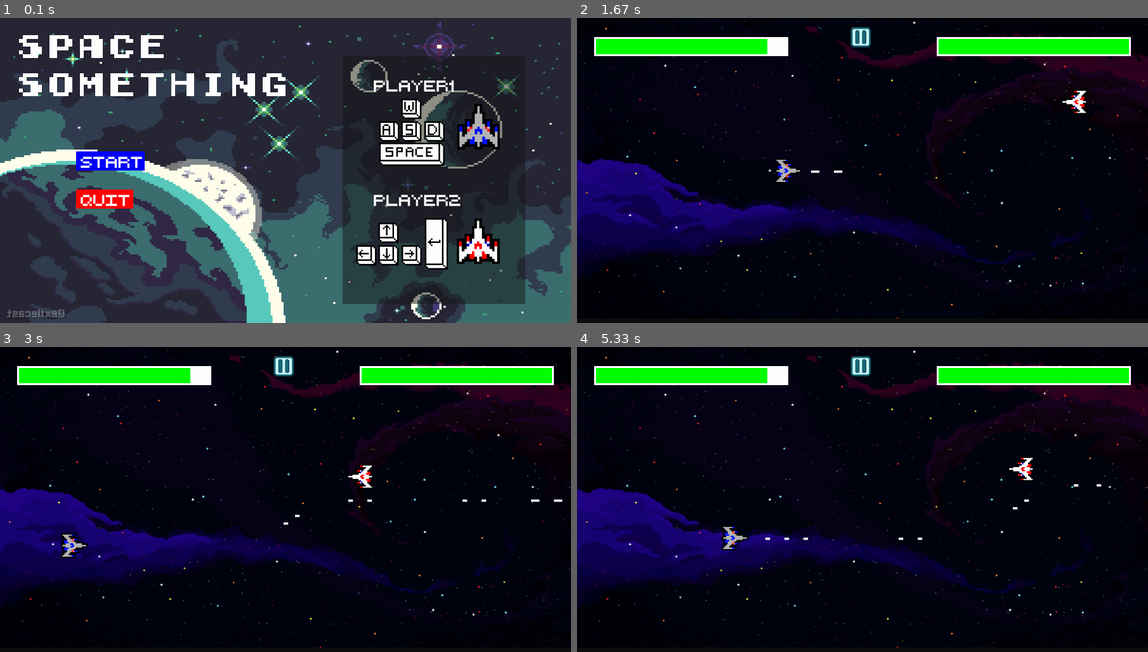
Above: before the commit, frames 1-4 (two rows, left to right).
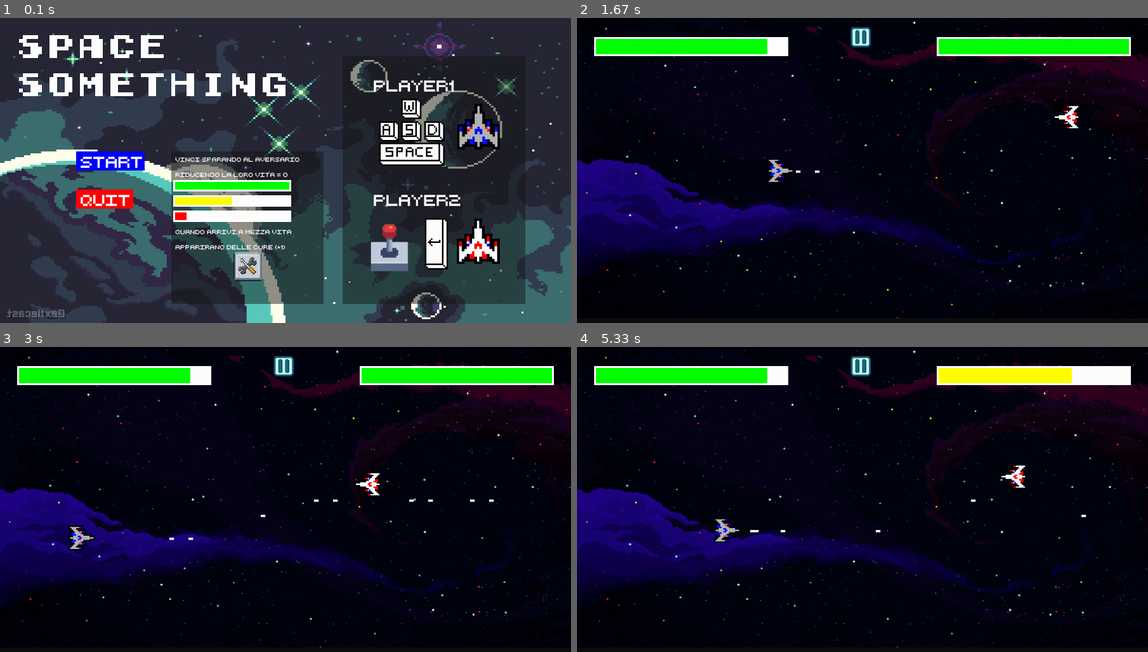
Above: after the commit, the same moments.

Repository: EdoLovascio/ProgettoConsole3AS
Game: pygame game, started from Console3AS/games/Space_Something/SPACE_SOMETHING.py
The game is run twice, just before and just after one commit, with the same random seed, the same clock (stepped at 60 frames per second) and the same inputs.
Inputs:
- Up to frame 1 (0.1 s): no input
- Up to frame 2 (1.67 s): tap Enter at 0.33 s; hold Up 0.67-1.13 s; hold Right 1.17-1.63 s; hold D 1.17-1.63 s; tap Space at 1.23, 1.53 s
- Up to frame 3 (3 s): hold Left 1.67-2.2 s; hold A 1.67-2.2 s; tap Space at 1.73, 2.03, 2.3, 2.63 s; hold Down 2.23-2.53 s; hold S 2.23-2.53 s; hold Left 2.57-2.97 s; hold A 2.57-2.97 s
- Up to frame 4 (5.33 s): hold Up 3-3.37 s; hold W 3-3.37 s; tap Space at 3.07, 3.47, 3.77, 4.13, 4.53, 4.83, 5.03 s; hold Right 3.4-4.03 s; hold D 3.4-4.03 s; hold Down 4.07-4.43 s; hold S 4.07-4.43 s; hold Left 4.47-4.93 s; hold A 4.47-4.93 s; hold Right from 4.97 s (still down); hold D from 4.97 s (still down)

The runs differ from the first frame. In frame 1, 11% of the frame differs, in the area x 30-74%, y 43-94%; in frame 2, 0.6%; in frame 3, 0.8%; in frame 4, 2.4%.

Commit message:
modifica schermata iniziale
:+1:

Diff:
--- a/Console3AS/games/Space_Something/SPACE_SOMETHING.py
+++ b/Console3AS/games/Space_Something/SPACE_SOMETHING.py
@@ -27,9 +27,12 @@
     K_KP_ENTER,
     K_RETURN
 )
-
-path_currente = Path.cwd()
-path_cartella_gioco = path_currente / "games" / "Space_Something"
+if "Space_Something" in str(Path.cwd()) :
+    path_cartella_gioco = Path.cwd()
+else :
+    path_currente = Path.cwd()
+    path_cartella_gioco = path_currente / "games" / "Space_Something"
+
 pygame.init()
 
 # MUSICA SOTTOFONDO
@@ -150,6 +153,8 @@
 font1 = pygame.font.Font(path_font_early ,60)
 font2 = pygame.font.Font(path_font_early ,80)
 font3 = pygame.font.Font(path_font_retro ,40)
+font4 = pygame.font.Font(path_font_retro, 15)
+
 
 
 TITOLO1 = font2.render('SPACE' , True , "white")
@@ -194,12 +199,16 @@
 path_wasd = path_cartella_gioco /"WASD.png"
 path_arrow = path_cartella_gioco /"ARROW.png"
 path_invio = path_cartella_gioco /"INVIO.png"
+path_joystick = path_cartella_gioco /"joystick.png"
 
 img_wasd = pygame.image.load(path_wasd)
 img_wasd  = pygame.transform.scale(img_wasd, (205, 205 ))
 
 img_arrow = pygame.image.load(path_arrow)
 img_arrow   = pygame.transform.scale(img_arrow , (205, 205 ))
+
+img_joystick = pygame.image.load(path_joystick)
+img_joystick  = pygame.transform.scale(img_joystick, (205, 205 ))
 
 img_invio =  pygame.image.load(path_invio)
 img_invio  = pygame.transform.scale(img_invio, (205, 205 ))
@@ -211,6 +220,11 @@
 img_navicella4 = pygame.image.load(path_navicella2)
 img_navicella4 = pygame.transform.scale(img_navicella4, (120, 113 ) )
 img_navicella4 = pygame.transform.rotate(img_navicella4, 270 )
+
+testoIstruzioni = font4.render("vinci sparando al aversario",True,"white")
+testoIstruzioni1 = font4.render("riducendo la loro vita = 0",True,"white")
+testoIstruzioni2 = font4.render("quando arrivi a mezza vita  ",True,"white")
+testoIstruzioni3 = font4.render("apparirano delle cure (+1) ",True,"white")
 
 bottone_menu_selezionato = 1
 
@@ -252,11 +266,11 @@
 running = True
 paused = False
 
+
 # STARTING THE GAME CYCLE
-while running:
-
-    pygame.time.delay(50)
-
+while running :
+
+    pygame.time.delay(60)
 
     for event in pygame.event.get():
         # QUIT
@@ -421,8 +435,10 @@
                             bottone_menu_selezionato = 2
 
                     if event.key == pygame.K_RETURN :
+
                         if bottone_menu_selezionato == 1 :
                             stato = "GAMING"
+
 
                         if bottone_menu_selezionato == 2 :
                             running = False
@@ -455,12 +471,34 @@
             s1.fill((20 ,20,20 , 120 ))
             screen.blit(s1, ((SCREEN_WIDTH // 2 + 150  ) , 100 ))
             screen.blit(img_wasd, ((SCREEN_WIDTH // 2 + 230 ) , 200  ))
-            screen.blit(img_arrow, ((SCREEN_WIDTH // 2 + 170 ) , SCREEN_HEIGHT // 2 + 125 ))
+            screen.blit(img_joystick, ((SCREEN_WIDTH // 2 + 170 ) , SCREEN_HEIGHT // 2 + 100 ))
             screen.blit(img_invio , ((SCREEN_WIDTH // 2 + 300 ) , SCREEN_HEIGHT // 2 + 100 ))
             screen.blit(PLAYER2 , ((SCREEN_WIDTH // 2 + 230 ) , SCREEN_HEIGHT // 2 + 50 ))
             screen.blit(PLAYER1 , ((SCREEN_WIDTH  // 2 + 230 ) , 150 ))
             screen.blit(img_navicella3 , ((SCREEN_WIDTH //2 + 450 ) , 225   ))
             screen.blit(img_navicella4 , ((SCREEN_WIDTH //2 + 450 ) , SCREEN_HEIGHT // 2 + 125   ))
+
+            x = SCREEN_WIDTH // 2 - 400 + 100
+            y = SCREEN_HEIGHT // 2 - 50
+            s2 = pygame.Surface(( 400, 400 ), pygame.SRCALPHA)
+            s2.fill((20 ,20,20 , 120 ))
+            screen.blit(s2, ( x , y  ))
+            screen.blit(testoIstruzioni, ((x +10  ) , y + 10 ))
+            screen.blit(testoIstruzioni1,((x +10 ) , y + 50 ))
+
+            lifeb1 = pygame.draw.rect(screen , "white" , (x + 5 , y + 75 , 310 , 30))
+            lifeg = pygame.draw.rect(screen , "green" , (x + 10 , y + 80 , 300 , 20))
+            lifeb2 = pygame.draw.rect(screen , "white" , (x + 5 , y + 115 , 310 , 30))
+            lifey = pygame.draw.rect(screen , "yellow" , (x + 10 , y + 120 , 150 , 20))
+            lifeb3 = pygame.draw.rect(screen , "white" , (x + 5 , y + 155 , 310 , 30))
+            lifer = pygame.draw.rect(screen , "red" , (x + 10 , y + 160 , 30 , 20))
+
+            screen.blit(testoIstruzioni2,((x +10 ) , y + 200 ))
+            screen.blit(testoIstruzioni3,((x +10 ) , y + 240 ))
+
+            img_ricarica3 = pygame.transform.scale(img_ricarica1, (80, 80))
+
+            screen.blit( img_ricarica3,( x + 200  - 40 , y + 260) )
 
             pygame.display.flip()
 
Binary file added: Console3AS/games/Space_Something/joystick.png
